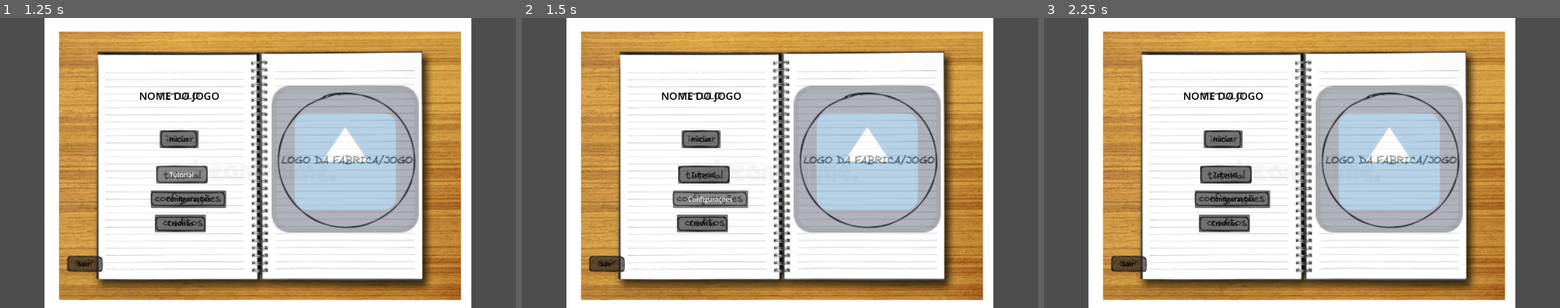
Above: before the commit, frames 1-3 (left to right).
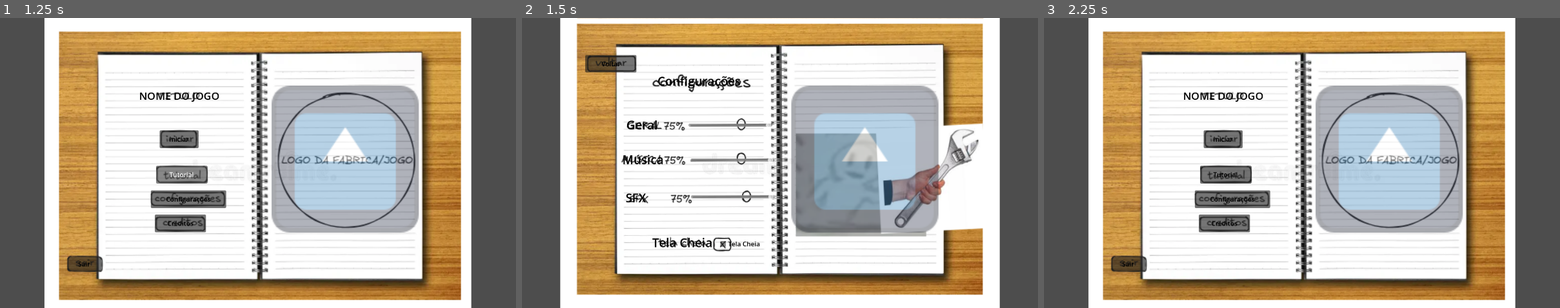
Above: after the commit, the same moments.

Repository: Masoax/felpojam-1
Game: Godot game, scene res://menu_principal.tscn
Two runs of this game, one before a commit and one after it. Both use one fixed random seed, a clock stepped at 60 frames per second and the inputs below. The engine's default icon, where the game draws it, is replaced by a stand-in: a white triangle on a blue panel in a dark square.
Inputs (mouse positions are in pixels of both pictures, inside the frame that each line leads up to):
- Up to frame 1 (1.25 s): click "Tutorial" at 0.5 s
- Up to frame 2 (1.5 s): click "Configurações" at 1.25 s
- Up to frame 3 (2.25 s): click (1131, 64) at 2 s, where only the run after the commit has a clickable "Voltar"

Frame 1 is identical in both runs. In frame 2, 36% of the frame differs, in the area x 7-93%, y 0-100%; in frame 3, nothing differs.

Commit message:
Configurações Encrementadas
Esta supostamente funcional

Diff:
--- a/cena_gameplay_test.tscn
+++ b/cena_gameplay_test.tscn
@@ -16,3 +16,26 @@
 grow_horizontal = 2
 grow_vertical = 2
 text = "Jogo Começou"
+
+[node name="MarginContainer" type="MarginContainer" parent="." unique_id=1557320456]
+layout_mode = 1
+anchors_preset = 15
+anchor_right = 1.0
+anchor_bottom = 1.0
+grow_horizontal = 2
+grow_vertical = 2
+theme_override_constants/margin_left = 260
+theme_override_constants/margin_top = 100
+theme_override_constants/margin_right = 240
+theme_override_constants/margin_bottom = 80
+
+[node name="HBoxContainer" type="HBoxContainer" parent="MarginContainer" unique_id=151596975]
+layout_mode = 2
+
+[node name="PgnEsquerda" type="Control" parent="MarginContainer/HBoxContainer" unique_id=1935841031]
+layout_mode = 2
+size_flags_horizontal = 3
+
+[node name="PgnDireita" type="Control" parent="MarginContainer/HBoxContainer" unique_id=1873570680]
+layout_mode = 2
+size_flags_horizontal = 3
--- /dev/null
+++ b/default_bus_layout.tres
@@ -0,0 +1,15 @@
+[gd_resource type="AudioBusLayout" format=3 uid="uid://cwp440s6jv7h4"]
+
+[resource]
+bus/1/name = &"Musica"
+bus/1/solo = false
+bus/1/mute = false
+bus/1/bypass_fx = false
+bus/1/volume_db = 0.0
+bus/1/send = &"Master"
+bus/2/name = &"SFX"
+bus/2/solo = false
+bus/2/mute = false
+bus/2/bypass_fx = false
+bus/2/volume_db = 0.0
+bus/2/send = &"Master"
--- a/menu_principal.gd
+++ b/menu_principal.gd
@@ -2,6 +2,9 @@
 
 # Para trocar de cena use o inspetor
 @export var cena_gameplay: PackedScene
+
+@onready var menu_inicial = $MenuInicial
+@onready var menu_config = $MenuConfig
 
 func _on_btn_iniciar_pressed():
 	# Abre a cena da gameplay
@@ -10,3 +13,36 @@
 func _on_btn_sair_pressed():
 	# Fecha o jogo
 	get_tree().quit()
+
+# função para trocar o menu inicial com o das configurações
+func exibir_configuracoes(mostrar_config: bool):
+	menu_inicial.visible = !mostrar_config
+	menu_config.visible = mostrar_config
+
+# Sinais dos botões das configurações
+func _on_btn_config_pressed():
+	exibir_configuracoes(true)
+
+func _on_btn_voltar_pressed():
+	exibir_configuracoes(false)
+
+# Variaveis para guardas as configurações dos canais de audio
+var bus_geral = AudioServer.get_bus_index("Master")
+var bus_musica = AudioServer.get_bus_index("Musica")
+var bus_sfx = AudioServer.get_bus_index("SFX")
+
+func _on_slider_geral_value_changed(value: float):
+	AudioServer.set_bus_volume_db(bus_geral, linear_to_db(value / 100))
+
+func _on_slider_musica_value_changed(value: float):
+	AudioServer.set_bus_volume_db(bus_musica, linear_to_db(value / 100))
+
+func _on_slider_sfx_value_changed(value: float):
+	AudioServer.set_bus_volume_db(bus_sfx, linear_to_db(value / 100))
+
+# Configuração da tela cheia
+func _on_check_tela_cheia_toggled(toggled_on: bool):
+	if toggled_on:
+		DisplayServer.window_set_mode(DisplayServer.WINDOW_MODE_FULLSCREEN)
+	else:
+		DisplayServer.window_set_mode(DisplayServer.WINDOW_MODE_WINDOWED)
--- a/menu_principal.tscn
+++ b/menu_principal.tscn
@@ -2,8 +2,9 @@
 
 [ext_resource type="Script" uid="uid://cf4lan6bwa4wa" path="res://menu_principal.gd" id="1_bj1uy"]
 [ext_resource type="PackedScene" uid="uid://x76nv0ufogte" path="res://cena_gameplay_test.tscn" id="2_gmcsc"]
-[ext_resource type="Texture2D" uid="uid://bfo68d5wb3mce" path="res://Sprites/Caderno_placeholder.webp" id="3_ul6ys"]
+[ext_resource type="Texture2D" uid="uid://bfo68d5wb3mce" path="res://Sprites/MenuInicial_placeholder.webp" id="3_ul6ys"]
 [ext_resource type="Texture2D" uid="uid://beokmsopk4eaf" path="res://icon.svg" id="4_ns3he"]
+[ext_resource type="Texture2D" uid="uid://bkhmkvj5bfjmy" path="res://Sprites/MenuConfig_placeholder.png" id="5_fa1tu"]
 
 [node name="MenuPrincipal" type="Control" unique_id=1363727023]
 layout_mode = 3
@@ -15,7 +16,16 @@
 script = ExtResource("1_bj1uy")
 cena_gameplay = ExtResource("2_gmcsc")
 
-[node name="TextureRect" type="TextureRect" parent="." unique_id=654902916]
+[node name="MenuInicial" type="Control" parent="." unique_id=194904409]
+layout_mode = 1
+anchors_preset = 15
+anchor_right = 1.0
+anchor_bottom = 1.0
+grow_horizontal = 2
+grow_vertical = 2
+metadata/_edit_use_anchors_ = true
+
+[node name="TextureRect" type="TextureRect" parent="MenuInicial" unique_id=654902916]
 layout_mode = 1
 anchors_preset = 15
 anchor_right = 1.0
@@ -24,31 +34,9 @@
 grow_vertical = 2
 texture = ExtResource("3_ul6ys")
 stretch_mode = 5
-
-[node name="MarginContainer" type="MarginContainer" parent="TextureRect" unique_id=587440980]
-layout_mode = 1
-anchors_preset = 15
-anchor_right = 1.0
-anchor_bottom = 1.0
-grow_horizontal = 2
-grow_vertical = 2
-theme_override_constants/margin_left = 260
-theme_override_constants/margin_top = 100
-theme_override_constants/margin_right = 240
-theme_override_constants/margin_bottom = 80
-
-[node name="HBoxContainer" type="HBoxContainer" parent="TextureRect/MarginContainer" unique_id=21302802]
-layout_mode = 2
-
-[node name="PgnEsquerda" type="Control" parent="TextureRect/MarginContainer/HBoxContainer" unique_id=819394880]
-layout_mode = 2
-size_flags_horizontal = 3
-
-[node name="PgnDireita" type="Control" parent="TextureRect/MarginContainer/HBoxContainer" unique_id=267656728]
-layout_mode = 2
-size_flags_horizontal = 3
-
-[node name="BtnIniciar" type="Button" parent="TextureRect" unique_id=1232188284]
+metadata/_edit_use_anchors_ = true
+
+[node name="BtnIniciar" type="Button" parent="MenuInicial/TextureRect" unique_id=1232188284]
 layout_mode = 1
 anchors_preset = -1
 anchor_left = 0.309375
@@ -59,7 +47,7 @@
 text = "Iniciar"
 metadata/_edit_use_anchors_ = true
 
-[node name="BtnTutorial" type="Button" parent="TextureRect" unique_id=81930302]
+[node name="BtnTutorial" type="Button" parent="MenuInicial/TextureRect" unique_id=81930302]
 layout_mode = 1
 anchors_preset = -1
 anchor_left = 0.30234376
@@ -70,7 +58,7 @@
 text = "Tutorial"
 metadata/_edit_use_anchors_ = true
 
-[node name="BtnConfiguracoes" type="Button" parent="TextureRect" unique_id=179059515]
+[node name="BtnConfig" type="Button" parent="MenuInicial/TextureRect" unique_id=179059515]
 layout_mode = 1
 anchors_preset = -1
 anchor_left = 0.2921875
@@ -81,7 +69,7 @@
 text = "Configurações"
 metadata/_edit_use_anchors_ = true
 
-[node name="BtnCreditos" type="Button" parent="TextureRect" unique_id=705765288]
+[node name="BtnCreditos" type="Button" parent="MenuInicial/TextureRect" unique_id=705765288]
 layout_mode = 1
 anchors_preset = -1
 anchor_left = 0.3
@@ -93,7 +81,7 @@
 "
 metadata/_edit_use_anchors_ = true
 
-[node name="BtnSair" type="Button" parent="TextureRect" unique_id=1959171468]
+[node name="BtnSair" type="Button" parent="MenuInicial/TextureRect" unique_id=1959171468]
 layout_mode = 1
 anchors_preset = -1
 anchor_left = 0.13125
@@ -105,7 +93,7 @@
 text = "Sair"
 metadata/_edit_use_anchors_ = true
 
-[node name="TextureRect" type="TextureRect" parent="TextureRect" unique_id=840569768]
+[node name="TextureRect" type="TextureRect" parent="MenuInicial/TextureRect" unique_id=840569768]
 modulate = Color(1, 1, 1, 0.39215687)
 layout_mode = 1
 anchors_preset = -1
@@ -116,7 +104,7 @@
 texture = ExtResource("4_ns3he")
 metadata/_edit_use_anchors_ = true
 
-[node name="Label" type="Label" parent="TextureRect" unique_id=193045302]
+[node name="NomeDoJogo" type="Label" parent="MenuInicial/TextureRect" unique_id=193045302]
 layout_mode = 1
 anchors_preset = -1
 anchor_left = 0.26953125
@@ -128,5 +116,156 @@
 text = "NOME DO JOGO"
 metadata/_edit_use_anchors_ = true
 
-[connection signal="pressed" from="TextureRect/BtnIniciar" to="." method="_on_btn_iniciar_pressed"]
-[connection signal="pressed" from="TextureRect/BtnSair" to="." method="_on_btn_sair_pressed"]
+[node name="MenuConfig" type="Control" parent="." unique_id=574583915]
+visible = false
+layout_mode = 1
+anchors_preset = 15
+anchor_right = 1.0
+anchor_bottom = 1.0
+grow_horizontal = 2
+grow_vertical = 2
+metadata/_edit_use_anchors_ = true
+
+[node name="TextureRect" type="TextureRect" parent="MenuConfig" unique_id=1221728880]
+layout_mode = 1
+anchors_preset = 15
+anchor_right = 1.0
+anchor_bottom = 1.0
+grow_horizontal = 2
+grow_vertical = 2
+texture = ExtResource("5_fa1tu")
+stretch_mode = 5
+metadata/_edit_use_anchors_ = true
+
+[node name="BtnVoltar" type="Button" parent="MenuConfig/TextureRect" unique_id=1489302557]
+layout_mode = 1
+anchors_preset = -1
+anchor_left = 0.12265625
+anchor_top = 0.12777779
+anchor_right = 0.22172852
+anchor_bottom = 0.18788588
+theme_override_colors/font_color = Color(0, 0, 0, 1)
+text = "Voltar"
+metadata/_edit_use_anchors_ = true
+
+[node name="Configuracoes" type="Label" parent="MenuConfig/TextureRect" unique_id=903175959]
+layout_mode = 1
+anchors_preset = -1
+anchor_left = 0.2625
+anchor_top = 0.1875
+anchor_right = 0.42421874
+anchor_bottom = 0.24583334
+theme_override_colors/font_color = Color(0, 0, 0, 1)
+theme_override_font_sizes/font_size = 30
+text = "Configurações"
+metadata/_edit_use_anchors_ = true
+
+[node name="Geral" type="Label" parent="MenuConfig/TextureRect" unique_id=2131817894]
+layout_mode = 1
+anchors_preset = -1
+anchor_left = 0.20234375
+anchor_top = 0.33888888
+anchor_right = 0.3171875
+anchor_bottom = 0.39722222
+theme_override_colors/font_color = Color(0, 0, 0, 1)
+theme_override_font_sizes/font_size = 30
+text = "Geral"
+metadata/_edit_use_anchors_ = true
+
+[node name="Musica" type="Label" parent="MenuConfig/TextureRect" unique_id=1407362580]
+layout_mode = 1
+anchors_preset = -1
+anchor_left = 0.19453125
+anchor_top = 0.45833334
+anchor_right = 0.3234375
+anchor_bottom = 0.51666665
+theme_override_colors/font_color = Color(0, 0, 0, 1)
+theme_override_font_sizes/font_size = 30
+text = "Música"
+metadata/_edit_use_anchors_ = true
+
+[node name="SFX" type="Label" parent="MenuConfig/TextureRect" unique_id=1033873499]
+layout_mode = 1
+anchors_preset = -1
+anchor_left = 0.20078126
+anchor_top = 0.5902778
+anchor_right = 0.3203125
+anchor_bottom = 0.6486111
+theme_override_colors/font_color = Color(0, 0, 0, 1)
+theme_override_font_sizes/font_size = 30
+text = "SFX"
+metadata/_edit_use_anchors_ = true
+
+[node name="TelaCheia" type="Label" parent="MenuConfig/TextureRect" unique_id=2123009757]
+layout_mode = 1
+anchors_preset = -1
+anchor_left = 0.25234374
+anchor_top = 0.74444443
+anchor_right = 0.371875
+anchor_bottom = 0.80277777
+theme_override_colors/font_color = Color(0, 0, 0, 1)
+theme_override_font_sizes/font_size = 30
+text = "Tela Cheia"
+metadata/_edit_use_anchors_ = true
+
+[node name="TextureRect" type="TextureRect" parent="MenuConfig/TextureRect" unique_id=761214042]
+modulate = Color(1, 1, 1, 0.39215687)
+layout_mode = 1
+anchors_preset = -1
+anchor_left = 0.521875
+anchor_top = 0.23333333
+anchor_right = 0.8070313
+anchor_bottom = 0.74027777
+texture = ExtResource("4_ns3he")
+metadata/_edit_use_anchors_ = true
+
+[node name="SliderGeral" type="HSlider" parent="MenuConfig/TextureRect" unique_id=2058826330]
+layout_mode = 1
+anchors_preset = -1
+anchor_left = 0.32265624
+anchor_top = 0.35833332
+anchor_right = 0.484375
+anchor_bottom = 0.38055557
+value = 100.0
+metadata/_edit_use_anchors_ = true
+
+[node name="SliderMusica" type="HSlider" parent="MenuConfig/TextureRect" unique_id=2055322101]
+layout_mode = 1
+anchors_preset = -1
+anchor_left = 0.3265625
+anchor_top = 0.47916666
+anchor_right = 0.48828125
+anchor_bottom = 0.5013889
+value = 100.0
+metadata/_edit_use_anchors_ = true
+
+[node name="SliderSFX" type="HSlider" parent="MenuConfig/TextureRect" unique_id=1010897813]
+layout_mode = 1
+anchors_preset = -1
+anchor_left = 0.32734376
+anchor_top = 0.60555553
+anchor_right = 0.4890625
+anchor_bottom = 0.62777776
+value = 100.0
+metadata/_edit_use_anchors_ = true
+
+[node name="CheckTelaCheia" type="CheckBox" parent="MenuConfig/TextureRect" unique_id=1408302889]
+layout_mode = 1
+anchors_preset = -1
+anchor_left = 0.38046876
+anchor_top = 0.7083333
+anchor_right = 0.425
+anchor_bottom = 0.85
+theme_override_colors/font_color = Color(0, 0, 0, 1)
+theme_override_colors/font_pressed_color = Color(0, 0, 0, 1)
+text = "Tela Cheia"
+metadata/_edit_use_anchors_ = true
+
+[connection signal="pressed" from="MenuInicial/TextureRect/BtnIniciar" to="." method="_on_btn_iniciar_pressed"]
+[connection signal="pressed" from="MenuInicial/TextureRect/BtnConfig" to="." method="_on_btn_config_pressed"]
+[connection signal="pressed" from="MenuInicial/TextureRect/BtnSair" to="." method="_on_btn_sair_pressed"]
+[connection signal="pressed" from="MenuConfig/TextureRect/BtnVoltar" to="." method="_on_btn_voltar_pressed"]
+[connection signal="value_changed" from="MenuConfig/TextureRect/SliderGeral" to="." method="_on_slider_geral_value_changed"]
+[connection signal="value_changed" from="MenuConfig/TextureRect/SliderMusica" to="." method="_on_slider_musica_value_changed"]
+[connection signal="value_changed" from="MenuConfig/TextureRect/SliderSFX" to="." method="_on_slider_sfx_value_changed"]
+[connection signal="toggled" from="MenuConfig/TextureRect/CheckTelaCheia" to="." method="_on_check_tela_cheia_toggled"]
Binary file added: Sprites/MenuConfig_placeholder.png
Not shown, added: Sprites/MenuConfig_placeholder.png.import
Renamed: Sprites/Caderno_placeholder.webp -> Sprites/MenuInicial_placeholder.webp
Not shown, changed: Sprites/MenuInicial_placeholder.webp.import
